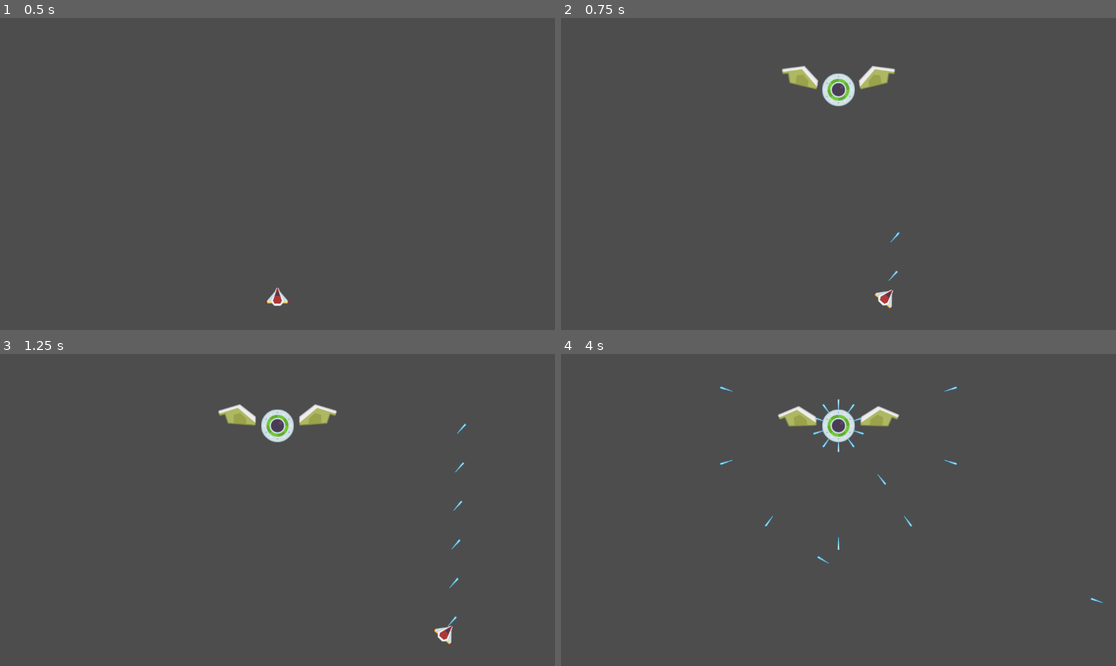
Above: before the commit, frames 1-4 (two rows, left to right).
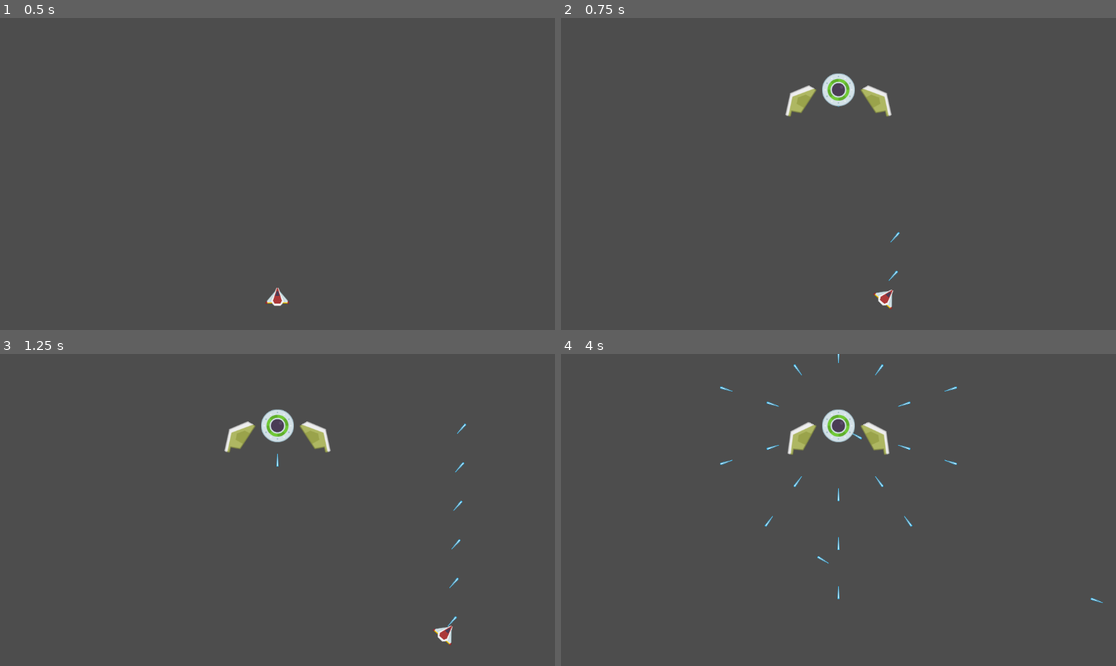
Above: after the commit, the same moments.

Repository: Noxalus/GMTK-2024
Game: Godot game, scene res://scenes/game.tscn
Same seed, same stepped clock (60 frames per second), same inputs: the game is played once before the commit and once after it.
Inputs (mouse positions are in pixels of both pictures, inside the frame that each line leads up to):
- Up to frame 1 (0.5 s): no input
- Up to frame 2 (0.75 s): tap Enter at 0.5 s; move the mouse to (960, 158) at 0.52 s; press the mouse at (960, 158) at 0.53 s; hold D (move_right) from 0.53 s (still down)
- Up to frame 3 (1.25 s): keep holding D (move_right)
- Up to frame 4 (4 s): move the mouse to (727, 525) at 1.27 s; release D (move_right) at 1.28 s; release the mouse at (727, 525) at 1.28 s; hold S (move_down) 1.28-2.03 s; tap Shift (focus) at 1.35 s; click (727, 525) at 1.55 s; move the mouse to (894, 441) at 2.02 s; press the mouse at (894, 441) at 2.03 s; hold D (move_right) 2.03-2.78 s; move the mouse to (810, 572) at 2.77 s; release the mouse at (810, 572) at 2.78 s; hold W (move_up) 2.78-3.53 s; click (810, 572) at 2.85 s; move the mouse to (1005, 556) at 3.52 s; hold A (move_left) from 3.53 s (still down); hold Shift (focus) from 3.53 s (still down); click (1005, 556) at 3.8 s

Frame 1 is identical in both runs. In frame 2, 1.2% of the frame differs, in the area x 39-61%, y 15-32%; in frame 3, 1.2%; in frame 4, 1.5%, in the area x 37-63%, y 0-79%.

Commit message:
Continue to work on the boss generation making sure boss part can spawn another boss part.

Diff:
--- a/forever-warning/scenes/boss_core.tscn
+++ b/forever-warning/scenes/boss_core.tscn
@@ -22,6 +22,7 @@
 
 [node name="BossPartSlot1_L" type="Node2D" parent="BossPartSlots"]
 position = Vector2(-45, 0)
+scale = Vector2(-1, 1)
 script = ExtResource("3_nvacj")
 
 [node name="BossPartSlot1_R" type="Node2D" parent="BossPartSlots"]
@@ -29,18 +30,24 @@
 script = ExtResource("3_nvacj")
 
 [node name="BossPartSlot2_L" type="Node2D" parent="BossPartSlots"]
+visible = false
 position = Vector2(-20, 45)
+scale = Vector2(-1, 1)
 script = ExtResource("3_nvacj")
 
 [node name="BossPartSlot2_R" type="Node2D" parent="BossPartSlots"]
+visible = false
 position = Vector2(20, 45)
 script = ExtResource("3_nvacj")
 
 [node name="BossPartSlot3_L" type="Node2D" parent="BossPartSlots"]
+visible = false
 position = Vector2(-20, -45)
+scale = Vector2(-1, 1)
 script = ExtResource("3_nvacj")
 
 [node name="BossPartSlot3_R" type="Node2D" parent="BossPartSlots"]
+visible = false
 position = Vector2(20, -45)
 script = ExtResource("3_nvacj")
 
--- a/forever-warning/scenes/boss_part_1.tscn
+++ b/forever-warning/scenes/boss_part_1.tscn
@@ -1,7 +1,8 @@
-[gd_scene load_steps=5 format=3 uid="uid://yv0jst01fp0d"]
+[gd_scene load_steps=6 format=3 uid="uid://yv0jst01fp0d"]
 
 [ext_resource type="Script" path="res://scripts/boss_part.gd" id="1_defys"]
 [ext_resource type="Texture2D" uid="uid://brt6qhpvxijld" path="res://assets/sprites/parts/wingGreen_0.png" id="1_eq1h5"]
+[ext_resource type="Script" path="res://scripts/boss_part_slot.gd" id="3_4inxu"]
 
 [sub_resource type="CircleShape2D" id="CircleShape2D_3u2l3"]
 radius = 12.0
@@ -23,3 +24,9 @@
 [node name="CollisionShape2D_2" type="CollisionShape2D" parent="."]
 position = Vector2(23, 40)
 shape = SubResource("CircleShape2D_5k5nc")
+
+[node name="BossPartSlots" type="Node2D" parent="."]
+
+[node name="BossPartSlot1" type="Node2D" parent="BossPartSlots"]
+position = Vector2(12, 70)
+script = ExtResource("3_4inxu")
--- a/forever-warning/scenes/boss_part_2.tscn
+++ b/forever-warning/scenes/boss_part_2.tscn
@@ -1,7 +1,8 @@
-[gd_scene load_steps=6 format=3 uid="uid://bx0qv71r6cy1v"]
+[gd_scene load_steps=7 format=3 uid="uid://bx0qv71r6cy1v"]
 
 [ext_resource type="Script" path="res://scripts/boss_part.gd" id="1_ffdgn"]
 [ext_resource type="Texture2D" uid="uid://bpbcphouok0j2" path="res://assets/sprites/parts/wingGreen_1.png" id="2_dybu0"]
+[ext_resource type="Script" path="res://scripts/boss_part_slot.gd" id="3_yd5g3"]
 
 [sub_resource type="CircleShape2D" id="CircleShape2D_3u2l3"]
 radius = 11.0
@@ -30,3 +31,9 @@
 [node name="CollisionShape2D_3" type="CollisionShape2D" parent="."]
 position = Vector2(14, 55)
 shape = SubResource("CircleShape2D_5d5ad")
+
+[node name="BossPartSlots" type="Node2D" parent="."]
+
+[node name="BossPartSlot1" type="Node2D" parent="BossPartSlots"]
+position = Vector2(0, 43)
+script = ExtResource("3_yd5g3")
--- a/forever-warning/scripts/boss_core.gd
+++ b/forever-warning/scripts/boss_core.gd
@@ -1,6 +1,6 @@
 extends Area2D
 
-@export var life: int = 20
+@export var base_life: int = 5
 @export var speed: float = 300
 @export var shoot_frequency: float = 1.0
 @export var base_chance_to_fire: float = 0.5
@@ -14,25 +14,30 @@
 
 signal died_signal
 
+var life
 var bullet_node := preload("res://scenes/boss_bullet.tscn")
 var rng = RandomNumberGenerator.new()
 var chance_to_fire: float
 var is_dead = true # dead by default
-var boss_parts = []
+var instanciated_boss_parts = []
 
 func _ready():
+	life = base_life;
 	chance_to_fire = base_chance_to_fire
 	setup()
 
-func _process(_delta):
+func _process(delta):
 	if is_dead:
 		return
 
 	if shoot_timer.is_stopped():
 		shoot_timer.start(shoot_frequency)
 		var rand = rng.randf()
-		if rand > chance_to_fire:
+		if rand <= chance_to_fire:
 			shoot()
+
+	# TODO: Handle rotation here
+	#rotate(0.5 * delta)
 
 func damage(amount: int):
 	life -= amount
@@ -63,7 +68,7 @@
 	# Wait a small amount of time before to respawn the boss
 	var timer := get_tree().create_timer(boss_spawn_delay)
 	await timer.timeout
-	life = 20
+	life = base_life
 	visible = true
 	is_dead = false
 	spawn_new_parts()
@@ -80,7 +85,6 @@
 	var random_boss_part = game.get_random_boss_part()
 	var boss_part_right = random_boss_part.instantiate()
 	var boss_part_left = random_boss_part.instantiate()
-	boss_part_left.flip()
 
 	# left
 	random_slot[0].affect_part(boss_part_left)
@@ -88,30 +92,36 @@
 	random_slot[1].affect_part(boss_part_right)
 
 	# apply a random rotation on the new part
-	var random_rotation = rng.randf_range(0.0, PI)
+	var random_rotation = rng.randf_range(-random_slot[0].angle_amplitude, random_slot[0].angle_amplitude)
 	var random_rotation_speed = rng.randf_range(0.1, 0.5)
 	# TODO: should depends on the slot instead
-	var random_angle_amplitude = rng.randf_range(0.0, boss_part_right.angle_amplitude)
-	boss_part_left.set_base_angle(random_rotation)
+	var random_angle_amplitude = rng.randf_range(0.0, random_slot[0].angle_amplitude)
+	boss_part_left.set_base_angle(-random_rotation)
 	boss_part_right.set_base_angle(-random_rotation)
 	boss_part_left.set_rotation_speed(random_rotation_speed)
 	boss_part_right.set_rotation_speed(random_rotation_speed)
 	boss_part_left.set_angle_amplitude(random_angle_amplitude)
 	boss_part_right.set_angle_amplitude(random_angle_amplitude)
 
-	boss_parts.append([boss_part_left, boss_part_right])
+	instanciated_boss_parts.append([boss_part_left, boss_part_right])
 
 func find_unoccupied_slots():
 	var unoccupied_slots = []
 	# Find unocuppied boss part slots in the core first
-	if not parts_side_slots[0].is_occupied:
+	if parts_side_slots[0].is_visible() and not parts_side_slots[0].is_occupied:
 		unoccupied_slots.append([parts_side_slots[0], parts_side_slots[1]])
-	if not parts_up_slots[0].is_occupied:
+	if parts_up_slots[0].is_visible() and not parts_up_slots[0].is_occupied:
 		unoccupied_slots.append([parts_up_slots[0], parts_up_slots[1]])
-	if not parts_down_slots[0].is_occupied:
+	if parts_down_slots[0].is_visible() and not parts_down_slots[0].is_occupied:
 		unoccupied_slots.append([parts_down_slots[0], parts_down_slots[1]])
 
-	# TODO: Look on all boss parts
+	for part in instanciated_boss_parts:
+		var left_slots = part[0].find_unoccupied_slots()
+		if left_slots.size() > 0:
+			# Get the same slots for the right part
+			var right_slots = part[1].find_unoccupied_slots()
+			for i in left_slots.size():
+				unoccupied_slots.append([left_slots[i], right_slots[i]])
 
 	return unoccupied_slots
 
--- a/forever-warning/scripts/boss_part.gd
+++ b/forever-warning/scripts/boss_part.gd
@@ -1,7 +1,8 @@
 extends Area2D
 
 @export var base_rotation_speed: float = 5.0
-@export var angle_amplitude: float = PI / 3.0
+
+@onready var boss_parts_slots = $BossPartSlots
 
 var rng = RandomNumberGenerator.new()
 var base_angle = 0.0
@@ -22,24 +23,26 @@
 	scale.x = -1
 
 func _physics_process(delta):
-	var flip_factor = 1
 
-	if is_flipped():
-		flip_factor = -1
+	if base_min_angle < 0.0 and base_max_angle > 0.0:
+		var flip_factor = 1
 
-	var clockwise_factor = 1
+		if is_flipped():
+			flip_factor = -1
 
-	if is_rotating_clockwise and rotation > max_angle:
-		is_rotating_clockwise = false
-	elif not is_rotating_clockwise and rotation < min_angle:
-		is_rotating_clockwise = true
+		var clockwise_factor = 1
 
-	if not is_rotating_clockwise:
-		clockwise_factor = -flip_factor
-	else:
-		clockwise_factor = flip_factor
+		if is_rotating_clockwise and rotation >= max_angle:
+			is_rotating_clockwise = false
+		elif not is_rotating_clockwise and rotation <= min_angle:
+			is_rotating_clockwise = true
 
-	rotate(rotation_speed * flip_factor * clockwise_factor * delta)
+		if not is_rotating_clockwise:
+			clockwise_factor = -flip_factor
+		else:
+			clockwise_factor = flip_factor
+
+		rotate(rotation_speed * flip_factor * clockwise_factor * delta)
 
 func set_base_angle(angle: float):
 	base_angle = angle
@@ -58,4 +61,12 @@
 		is_rotating_clockwise = true
 
 func set_rotation_speed(speed: float):
-	rotation_speed = speed
+	rotation_speed = 5
+
+func find_unoccupied_slots():
+	var parts = []
+	if boss_parts_slots != null:
+		for part in boss_parts_slots.get_children():
+			if part.is_visible() and not part.is_occupied:
+				parts.append(part)
+	return parts
--- a/forever-warning/scripts/boss_part_slot.gd
+++ b/forever-warning/scripts/boss_part_slot.gd
@@ -1,4 +1,6 @@
 extends Node2D
+
+@export_range(0, 360, 0.001, "radians") var angle_amplitude: float = PI / 3.0
 
 var is_occupied := false
 
